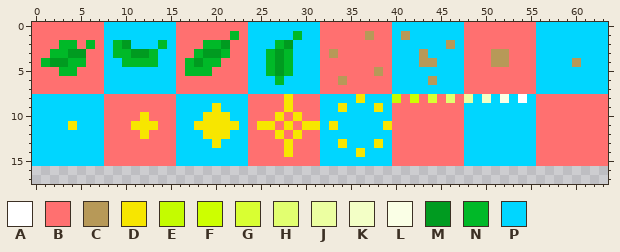
Pixel-art sprite, stored at GameName/Output/Assets/Sprites/Particles/particles col.png. This is how it looked before the edit.
The file is 64x32 pixels. Shown: x 0..63, y 0..17.
Palette (. is transparent): A #ffffff  B #ff7070  C #b79958  D #f7e600  E #c4fc00  F #cdff00  G #d9ff32  H #e2ff70  J #ecffa1  K #f3ffc6  L #faffe6  M #009b20  N #00b928  P #00d6ff
Now the later version:
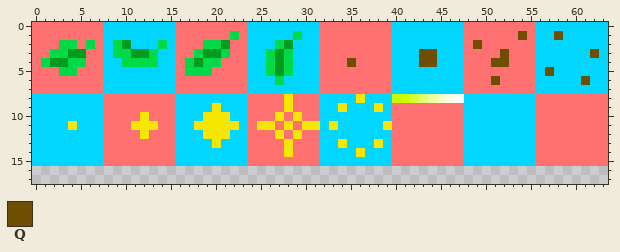
Colours new in this view: Q #6e4f02
From old to new:
colour N: #00b928 -> #00da47
Changed rows in their new state; - is a pixel that keeps its letter.
first column x 33:
 1 ----B---P------------Q---Q----
 2 -------------P--Q-------------
 3 B---------QQ------BQ---------Q
 4 --Q-------QQ------QQ-------P--
 5 -----B------------------Q-----
 6 -B---------P------Q---------Q-
 8 --------FGHJKLAP-P-P-P--------
Pixel boxes of the changes (left, top, right, bottom) in both pictures:
changed: (41, 31, 302, 85)
changed: (329, 31, 599, 103)
